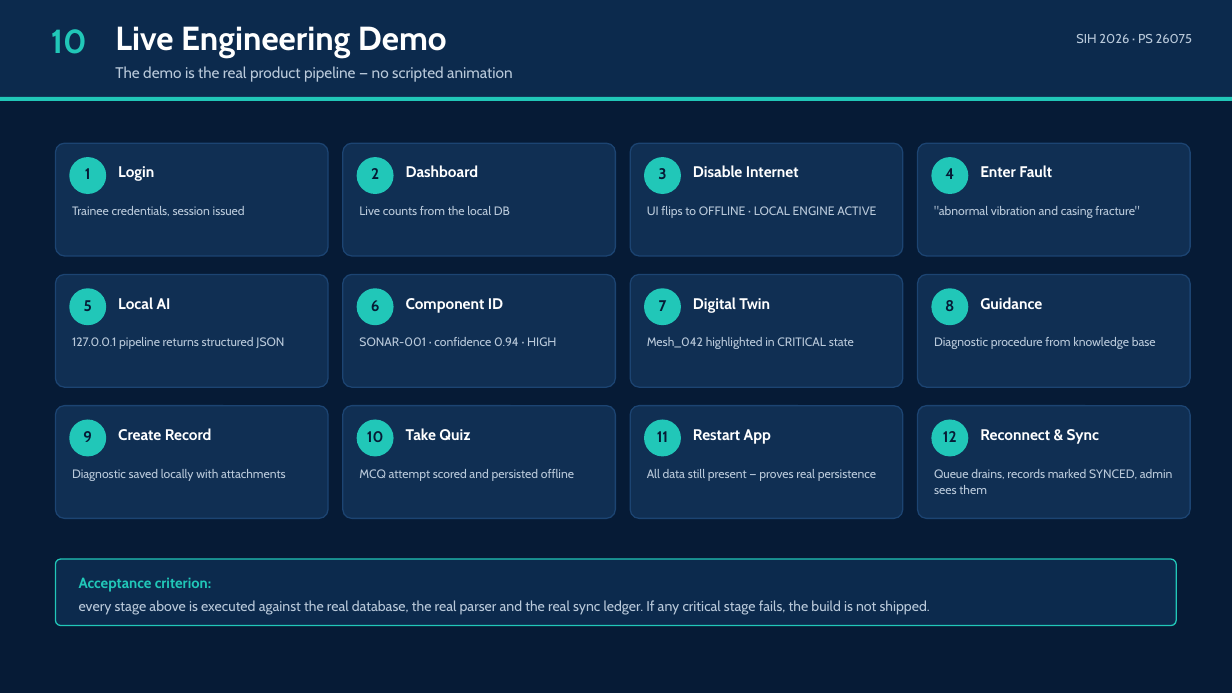
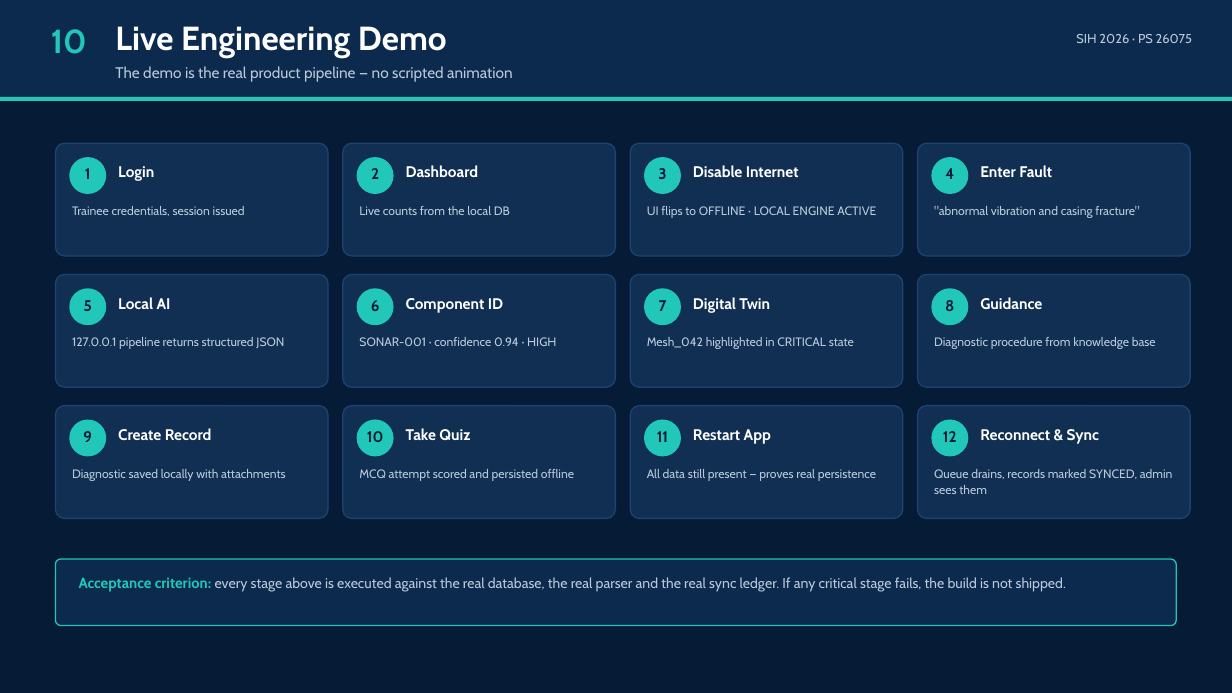
Before and after one commit to surendarr9500-stack/surendar-, a slide deck: slide 11 of docs/ppt/CAPACITY_CONNECT_SIH2026_26075.pptx. Drawn at 1232x693 pixels with LibreOffice and Linux fonts; fonts in the diff are those of the drawing. Boxes give left, top, right and bottom in pixels: in the first picture for what was removed or moved away, otherwise in the second. Text is boxed around its words. In the diff, an @@ line names an element or a change of style, - is before the commit and + after.

```diff
--- a/docs/ppt/CAPACITY_CONNECT_SIH2026_26075.pptx
+++ b/docs/ppt/CAPACITY_CONNECT_SIH2026_26075.pptx
@@ text at bbox=[79, 577, 1066, 592]: text changed @@
-Acceptance criterion:
-every stage above is executed against the real database, the real parser and the real sync ledger. If any critical stage fails, the build is not shipped.
+Acceptance criterion: every stage above is executed against the real database, the real parser and the real sync ledger. If any critical stage fails, the build is not shipped.
```
Also in this commit, not shown: 6 other slides changed, 11 other files.
